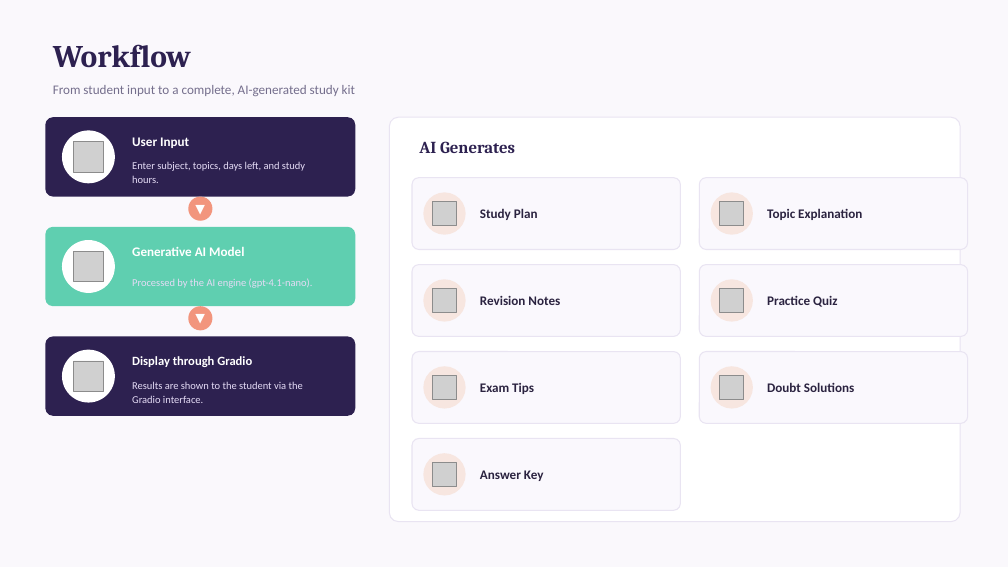
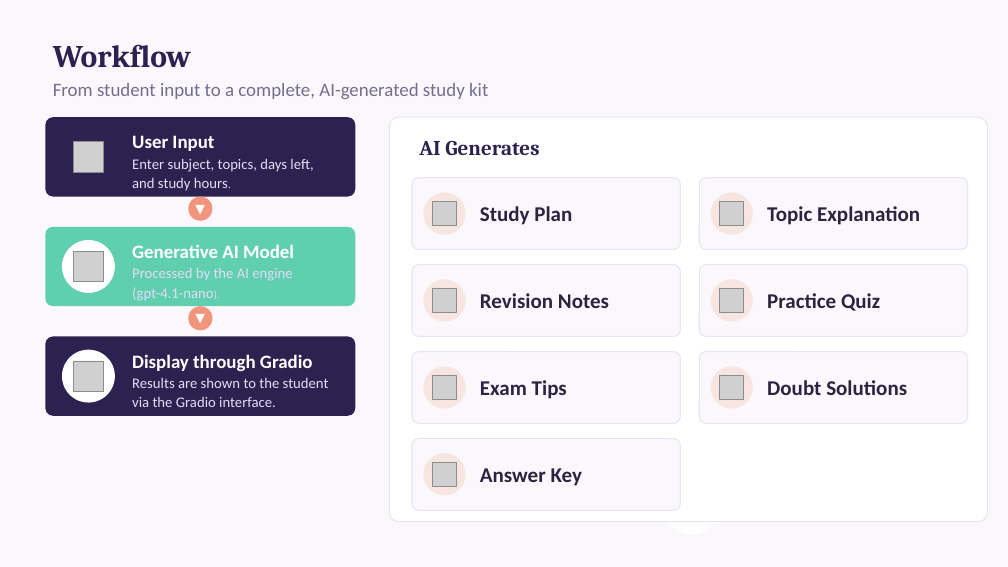
Before and after one commit to Preetha2426/StudyGenie-AI, a slide deck: slide 5 of StudyGenieAI.pptx. Drawn at 1008x567 pixels with LibreOffice and Linux fonts; fonts in the diff are those of the drawing; grey boxes stand for pictures. Boxes give left, top, right and bottom in pixels: in the first picture for what was removed or moved away, otherwise in the second. Text is boxed around its words. In the diff, an @@ line names an element or a change of style, - is before the commit and + after.

```diff
--- a/StudyGenieAI.pptx
+++ b/StudyGenieAI.pptx
@@ rounded rectangle: place and size @@
-rounded rectangle at (389,117,960,522)
+rounded rectangle at (389,117,988,522)
@@ text "AI Generates" at (419,141,539,155): size 16 to 20 pt @@
@@ size 12.5 to 18 pt in 3 elements at (53,83,488,99), (132,135,214,151), (132,244,294,258) @@
@@ text "Display through Gradio" at (132,354,313,371): size 12 to 18 pt @@
@@ size 10 to 14 pt in 3 elements at (132,159,313,191), (132,268,292,301), (132,378,329,407) @@
@@ size 12.5 to 20 pt in 7 elements at (480,206,572,225), (767,206,920,225), (480,293,609,308), (767,293,880,311), (480,380,567,399), (767,380,907,395), (480,468,582,486) @@
@@ ellipse: place and size @@
-ellipse at (62,131,115,184)
+ellipse at (665,482,718,535)
```
Also in this commit, not shown: 7 other slides changed, 1 other file.
